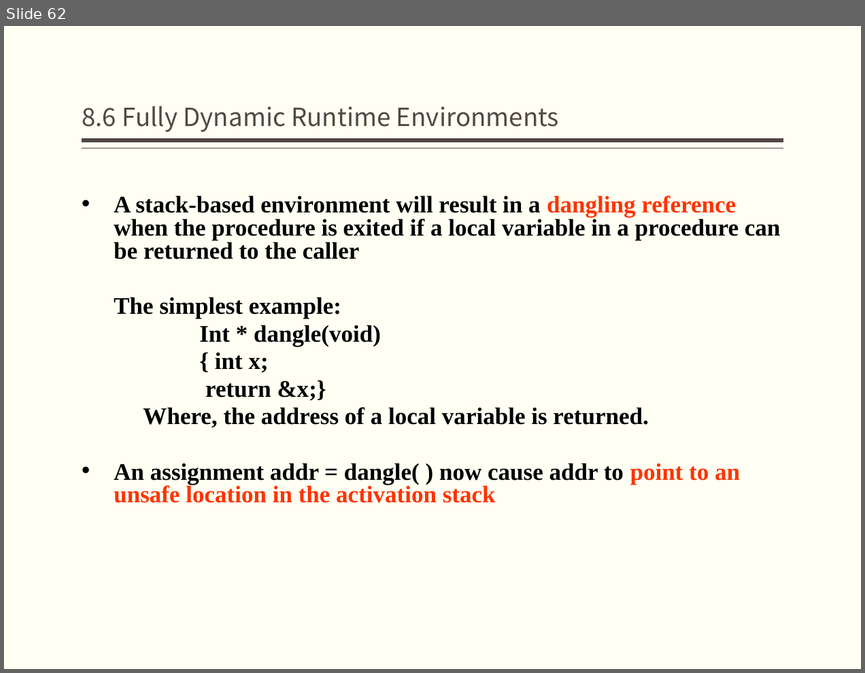
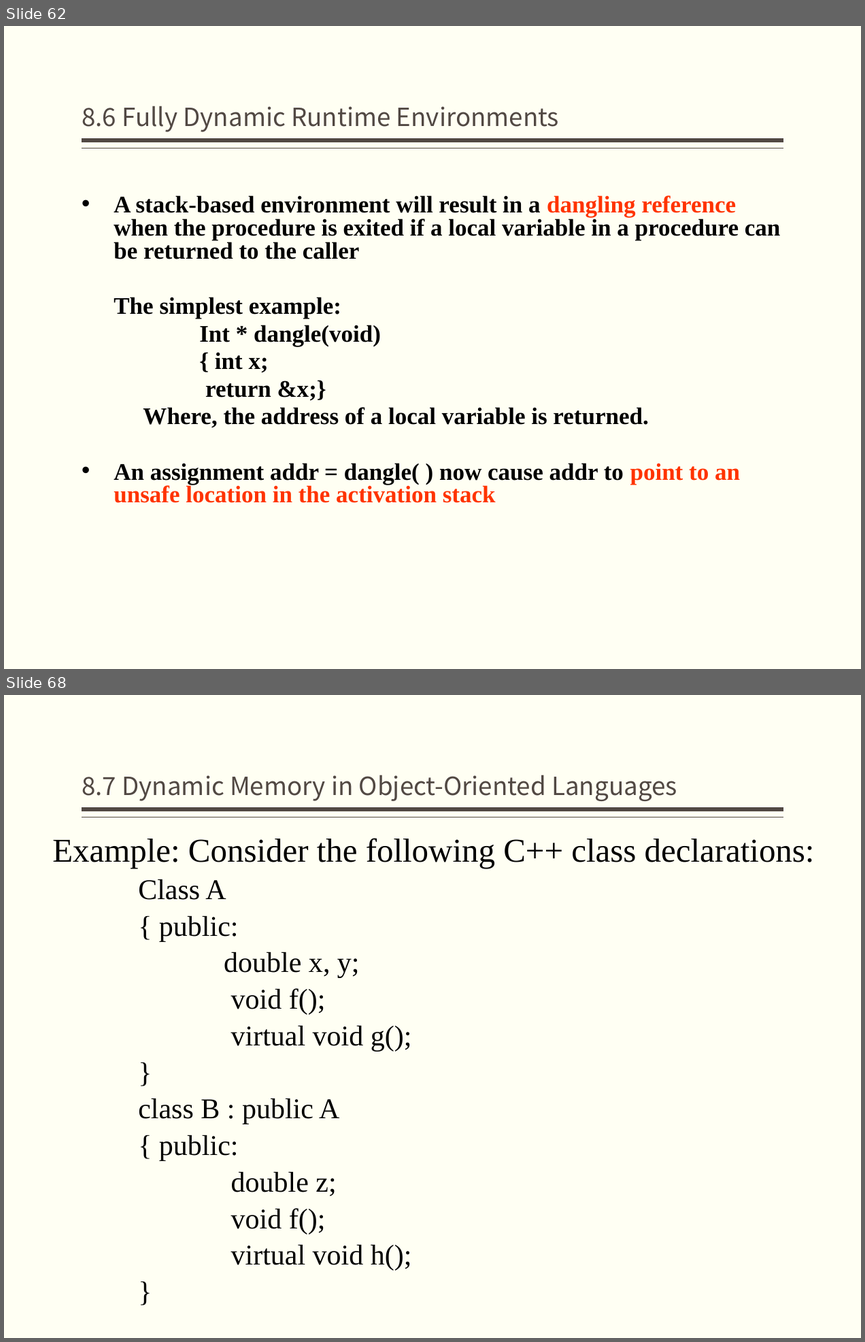
Before and after one commit to jz81/jz81.github.io, a slide deck: course/compiler/lecture/(Spring2020)Lecture8.pptx. Shown one above the other, each under a label of ours: slide 62 before the commit, slides 62 and 68 after it; the slides between them are not shown. The pictures are 865x673 and 865x1342 pixels, drawn with LibreOffice and Linux fonts; fonts in the diff are those of the drawing. Boxes give left, top, right and bottom in pixels: in the first picture for what was removed or moved away, otherwise in the second. Text is boxed around its words. In the diff, an @@ line names an element or a change of style, - is before the commit and + after.

```diff
--- a/course/compiler/lecture/(Spring2020)Lecture8.pptx
+++ b/course/compiler/lecture/(Spring2020)Lecture8.pptx
@@ slide 68 added at (4,695,861,1338), background #FFFFF3; not listed: 2 template elements that a slide beside it also shows @@
@@ title added at (82,775,677,801), 21 pt, text #514843 @@
+8.7 Dynamic Memory in Object-Oriented Languages
@@ text added at (52,838,815,1270), 24 pt, text #000000 @@
+Example: Consider the following C++ class declarations:
+    Class A
+    { public:
+    double x, y;
+    void f();
+    virtual void g();
+    }
+    class B : public A
+    { public:
+    double z;
+    void f();
+    virtual void h();
+    }
```
Also in this commit, not shown: 4 slides changed, 18 other slides added.
